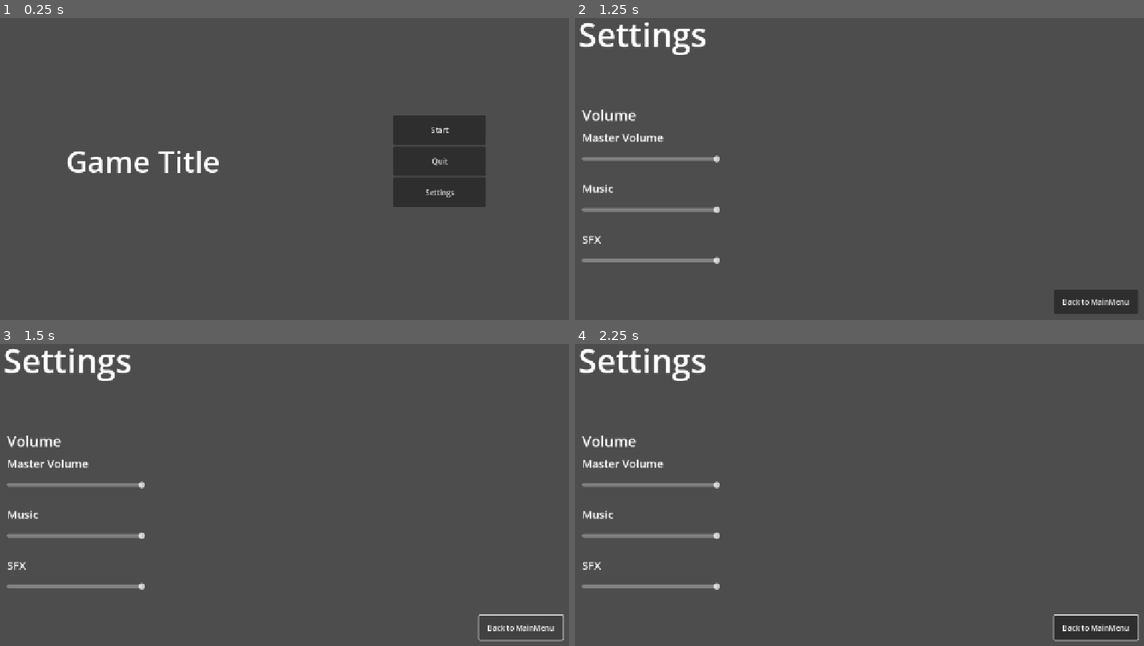
Above: before the commit, frames 1-4 (two rows, left to right).
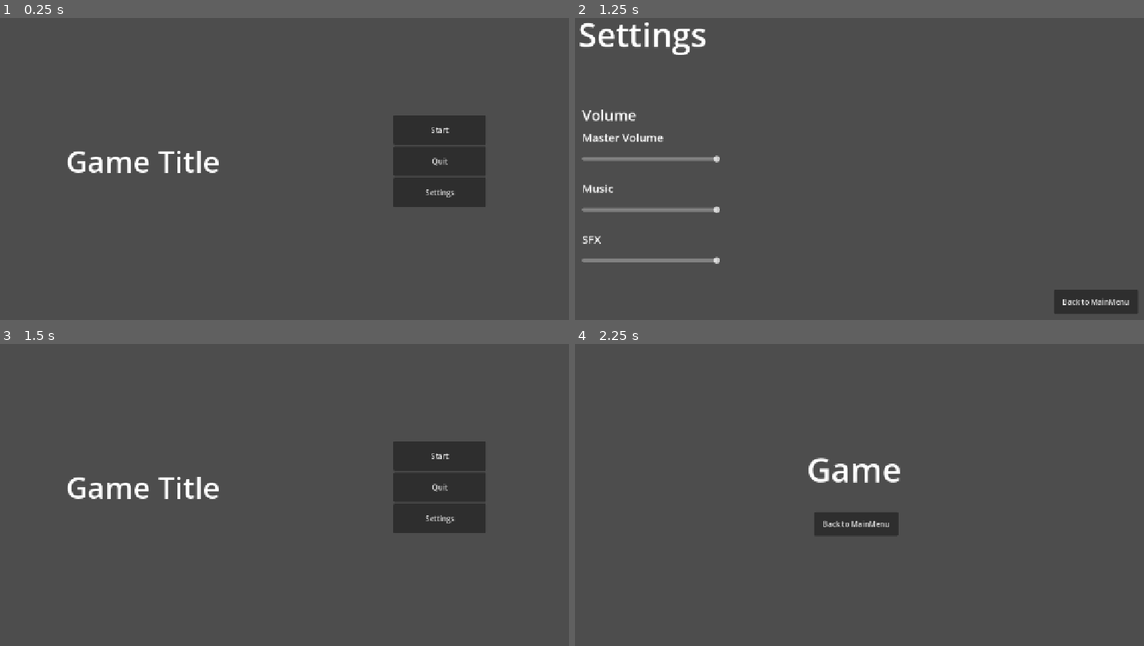
Above: after the commit, the same moments.

Repository: a22Dv/the-game
Game: Godot game, scene res://ui/main_menu/main_menu.tscn
Same seed, same stepped clock (60 frames per second), same inputs: the game is played once before the commit and once after it. Sound files missing from this copy of the repository are replaced by a short silence.
Inputs (mouse positions are in pixels of both pictures, inside the frame that each line leads up to):
- Up to frame 1 (0.25 s): no input
- Up to frame 2 (1.25 s): click "Settings" at 0.5 s
- Up to frame 3 (1.5 s): click "Back to MainMenu" at 1.25 s
- Up to frame 4 (2.25 s): click (1013, 455) at 2 s, where only the run after the commit has a clickable "Start"

Frames 1-2 are identical in both runs. In frame 3, 8.0% of the frame differs, in the area x 0-100%, y 1-99%; in frame 4, 5.3%.

Commit message:
Stack structure.

Diff:
--- a/data_structures/queue.gd
+++ b/data_structures/queue.gd
@@ -1,4 +1,6 @@
 class_name Queue extends RefCounted
+
+## Queue data structure. (FIFO)
 
 var _data: Array[Variant] = []
 var _front: int = 0
@@ -73,7 +75,7 @@
 func size() -> int:
 	return _size
 
-func empty() -> bool:
+func is_empty() -> bool:
 	return _size == 0
 
 func at(i: int) -> Variant:
--- /dev/null
+++ b/data_structures/stack.gd
@@ -0,0 +1,26 @@
+class_name Stack extends RefCounted
+
+##  Stack data structure. Wrapper around Array[]
+
+var _data: Array[Variant] = []
+
+func _init() -> void:
+	pass
+
+func size() -> int:
+	return _data.size()
+
+func is_empty() -> bool:
+	return _data.is_empty()
+
+func push(value: Variant) -> void:
+	_data.push_back(value)
+
+func pop() -> Variant:
+	return _data.pop_back()
+
+func top() -> Variant:
+	return _data.back()
+
+func clear() -> void:
+	_data.clear()
--- a/game/game.gd
+++ b/game/game.gd
@@ -1,6 +1,7 @@
 extends Node2D
 
 func _on_button_button_down() -> void:
+	# AudioManager.stop_all()
 	GlobalManager.pop_scene()
 
 func _ready() -> void:
--- a/globals/audio_manager.gd
+++ b/globals/audio_manager.gd
@@ -3,17 +3,28 @@
 ## Global audio manager. Handles concurrent audio and playback requests.
 ## Refers to GlobalManager for volume level data.
 
+## Audio entry type. Used to apply volume settings correctly.
+enum AudioEntryType {
+	MUSIC,
+	SFX
+}
+# --------------------------------------- DATA --------------------------------------------------- #
 ## Every unique audio file is listed here.
 enum AudioEntry {
 	TEST_THEME,
 	_AUDIO_ENTRY_COUNT,
 }
 
-## Audio entry type. Used to apply volume settings correctly.
-enum AudioEntryType {
-	MUSIC,
-	SFX
+## Links enum to file path.
+const _audio_file_paths = {
+	AudioEntry.TEST_THEME : "res://assets/music/beer_type_minus_dreamy.ogg"
 }
+
+## Links enum to entry type.
+const _audio_file_type = {
+	AudioEntry.TEST_THEME : AudioEntryType.MUSIC
+}
+# --------------------------------------- IMPL --------------------------------------------------- #
 
 ## Playback type. Whether it is looping, and fade type.
 enum AudioPlaybackType {
@@ -38,16 +49,6 @@
 const no_fade: Array[AudioPlaybackType] = [
 	AudioPlaybackType.DEFAULT, AudioPlaybackType.LOOP
 ]
-
-## Links enum to file path.
-const _audio_file_paths = {
-	AudioEntry.TEST_THEME : "res://assets/music/beer_type_minus_dreamy.ogg"
-}
-
-## Links enum to entry type.
-const _audio_file_type = {
-	AudioEntry.TEST_THEME : AudioEntryType.MUSIC
-}
 
 # ---------------------------------------- PRIVATE ----------------------------------------------- #
 
@@ -100,19 +101,20 @@
 		set_vol *= GlobalManager.get_state(GlobalManager.StateType.MASTER_VOLUME)
 		match entry.fade_state:
 			AudioFadeState.FADING_IN:
-				if entry.player.volume_linear >= set_vol:
+				var nvol: float = entry.player.volume_linear + entry.fade_ratio * delta
+				if nvol >= set_vol:
 					entry.player.volume_linear = set_vol
 					entry.fade_state = AudioFadeState.NONE
 					continue
-				entry.player.volume_linear += entry.fade_ratio * delta
+				entry.player.volume_linear = nvol
 			AudioFadeState.FADING_OUT:
-				if entry.player.volume_linear <= 0.0:
+				var nvol: float = entry.player.volume_linear - entry.fade_ratio * delta
+				if nvol <= 0.0:
 					_clear_entry(i)
 					continue
-				entry.player.volume_linear -= entry.fade_ratio * delta
+				entry.player.volume_linear = nvol
 			AudioFadeState.NONE:
 				entry.player.volume_linear = set_vol
-				continue
 		if entry.playback_type in no_fade:
 			continue
 		var stream_length: float = entry.player.stream.get_length()
--- a/globals/global_manager.gd
+++ b/globals/global_manager.gd
@@ -4,6 +4,7 @@
 ## manages scenes, etc. Any persistent application-wide
 ## data should be found here.
 
+## Keys to values.
 enum StateType {
 	MASTER_VOLUME,
 	MUSIC_VOLUME,
@@ -14,7 +15,7 @@
 # ---------- PRIVATE ------------ #
 
 var _state: Array = []
-var _stack: Array[Node] = []
+var _stack: Stack = Stack.new()
 
 func _ready() -> void:
 	_state.resize(StateType._STATE_TYPE_COUNT)
@@ -26,10 +27,11 @@
 # loads GlobalManager before MainMenu. So we need
 # MainMenu to "report" its existence to GlobalManager.
 func _register(node: Node) -> void:
-	_stack.push_back(node)
+	_stack.push(node)
 
 # ---------- PUBLIC ---------- #
 
+## Pushes a scene on the stack, and pauses the scenes immediately below.
 func push_scene(path: String) -> void:
 	var pkd_scene: PackedScene = load(path)
 	if not pkd_scene or not pkd_scene.can_instantiate():
@@ -37,40 +39,45 @@
 		return
 	var scene: Node = pkd_scene.instantiate()
 	if not _stack.is_empty():
-		_stack.back().process_mode = ProcessMode.PROCESS_MODE_DISABLED
-	_stack.push_back(scene)
+		_stack.top().process_mode = ProcessMode.PROCESS_MODE_DISABLED
+	_stack.push(scene)
 	get_tree().root.add_child(scene)
 
-
+## Pops a scene off a stack and frees it. It then un-pauses the scene below.
 func pop_scene() -> void:
 	# Popping the first scene results in an empty screen.
 	# Call swap_scene() instead if you want to change the first.
 	if _stack.size() <= 1:
 		push_warning("Error: Cannot pop the first scene on the stack.")
 		return
-	var crnt_scene: Node = _stack.pop_back()
+	var crnt_scene: Node = _stack.pop()
 	crnt_scene.queue_free()
-	_stack.back().process_mode = ProcessMode.PROCESS_MODE_INHERIT
+	_stack.top().process_mode = ProcessMode.PROCESS_MODE_INHERIT
 
+## Gets the current active scene.
 func get_current_scene() -> Node:
-	return _stack.back()
+	return _stack.top()
 
+## Swaps the current active scene.
 func swap_scene(path: String) -> void:
 	var pckd_scene: PackedScene = load(path)
 	if not pckd_scene or not pckd_scene.can_instantiate():
 		push_warning("Error: Path %s cannot be instantiated." % [path])
 		return
 	var scene: Node = pckd_scene.instantiate()
-	var crnt_scene: Node = _stack.pop_back()
+	var crnt_scene: Node = _stack.pop()
 	crnt_scene.queue_free()
-	_stack.push_back(scene)
+	_stack.push(scene)
 	get_tree().root.add_child(scene)
 
+## Gets the value associated with the specified type.
 func get_state(type: StateType) -> Variant:
 	return _state[type]
 
+## Sets the value associated with the specified type.
 func set_state(type: StateType, val: Variant) -> void:
 	_state[type] = val
 
+## Quits the entire game.
 func quit() -> void:
 	get_tree().quit()
--- a/ui/settings.gd
+++ b/ui/settings.gd
@@ -18,3 +18,6 @@
 func _on_vol_drag_ended(value_changed: float, st: GlobalManager.StateType) -> void:
 	if value_changed:
 		GlobalManager.set_state(st, value_changed / NORM)
+
+func _on_back_button_down() -> void:
+	GlobalManager.pop_scene()
--- a/ui/settings.tscn
+++ b/ui/settings.tscn
@@ -92,4 +92,4 @@
 [connection signal="drag_ended" from="Control/Panel/HBoxContainer/VBoxContainer/Master" to="." method="_on_master_drag_ended"]
 [connection signal="drag_ended" from="Control/Panel/HBoxContainer/VBoxContainer/Music" to="." method="_on_music_drag_ended"]
 [connection signal="drag_ended" from="Control/Panel/HBoxContainer/VBoxContainer/Sfx" to="." method="_on_sfx_drag_ended"]
-[connection signal="button_down" from="Control/Panel/Back" to="." method="_on_button_button_down"]
+[connection signal="button_down" from="Control/Panel/Back" to="." method="_on_back_button_down"]
Not shown, added: assets/music/beer_type_minus_dreamy.ogg.import
Not shown, added: data_structures/stack.gd.uid
Not shown, changed: .gitignore
Not shown, added: assets/music/beer_type_minus_dreamy.ogg
